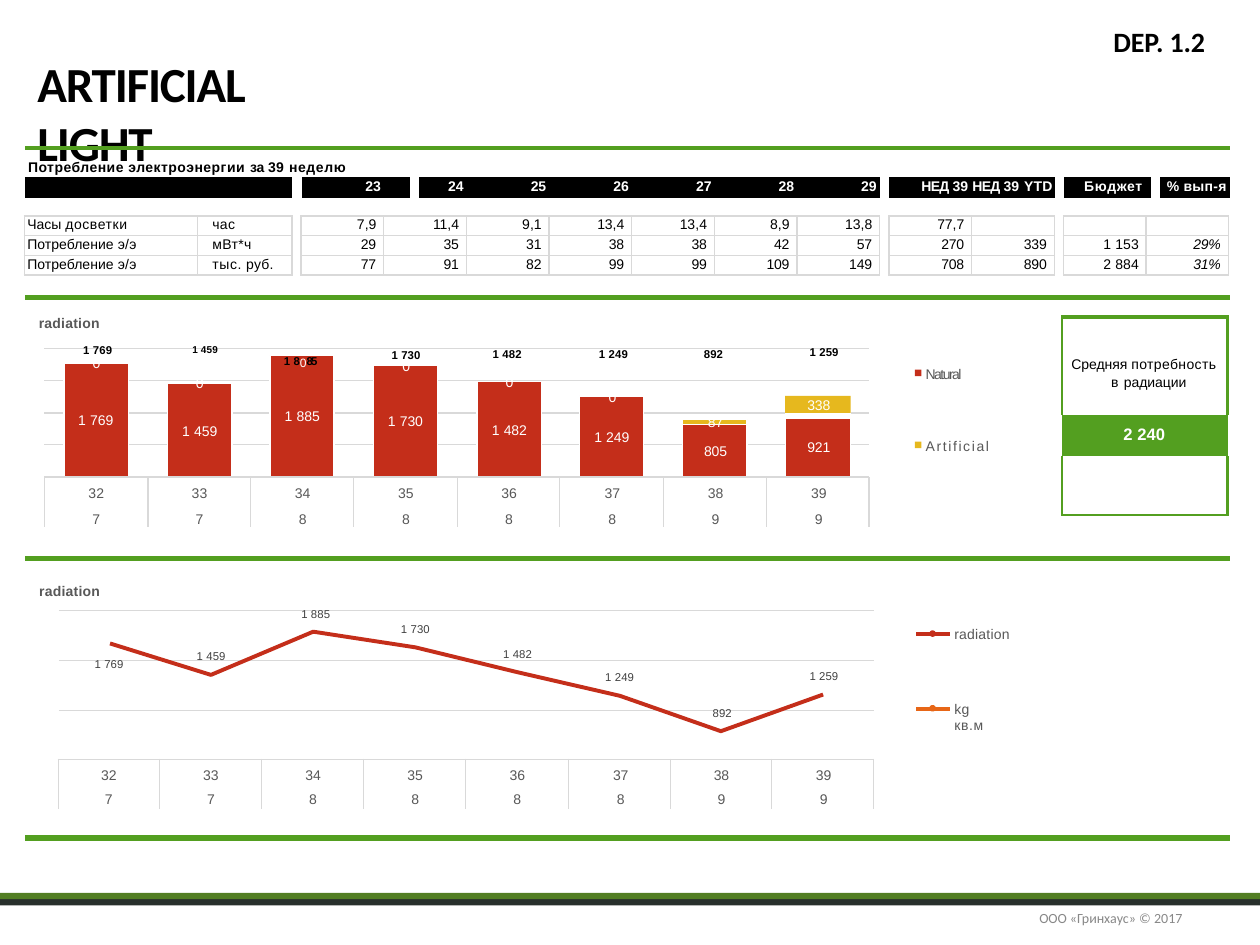
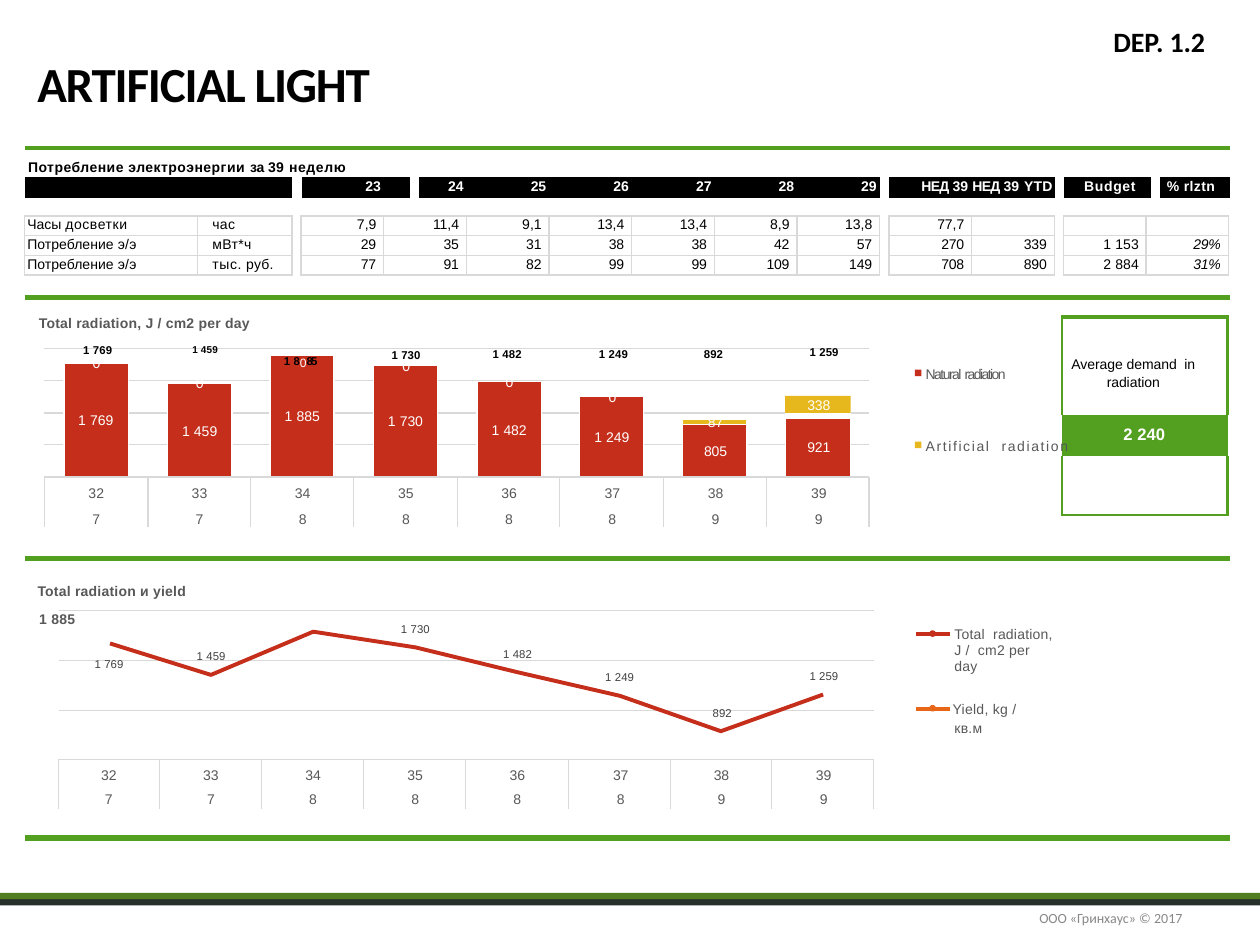
Before and after one commit to Sehin/pptx-translate, a slide deck: slide 20 of new.pptx. Drawn at 1260x945 pixels with LibreOffice and Linux fonts; fonts in the diff are those of the drawing; background and template pictures are left out. Boxes give left, top, right and bottom in pixels: in the first picture for what was removed or moved away, otherwise in the second. Text is boxed around its words. In the diff, an @@ line names an element or a change of style, - is before the commit and + after.

```diff
--- a/new.pptx
+++ b/new.pptx
@@ text "ARTIFICIAL LIGHT" rewrapped from (37,70,245,172) to (37,70,370,103) @@
@@ table at (25,176,1232,198) @@
-row 1, column 10: Бюджет
+row 1, column 10: Budget
-row 1, column 11: % вып-я
+row 1, column 11: % rlztn
@@ text at (39,318,250,331): text changed @@
-radiation
+Total radiation, J / cm2 per day
@@ table at (1062,318,1227,518) @@
-row 1, column 1: Средняя потребность в радиации
+row 1, column 1: Average demand in radiation
@@ text at (926,369,1006,379): text changed @@
-Natural
+Natural radiation
@@ text at (926,439,1068,454): text changed @@
-Artificial
+Artificial radiation
@@ text at (38,586,186,624): text changed @@
-radiation
-1 885
+Total radiation и yield
+1 885
@@ text at (954,629,1052,674): text changed @@
-radiation
+Total radiation, J / cm2 per day
@@ text at (953,704,1008,733): text changed @@
-kg
-кв.м
+Yield, kg /
+кв.м
```
Also in this commit, not shown: 23 other slides changed, 11 other files.
